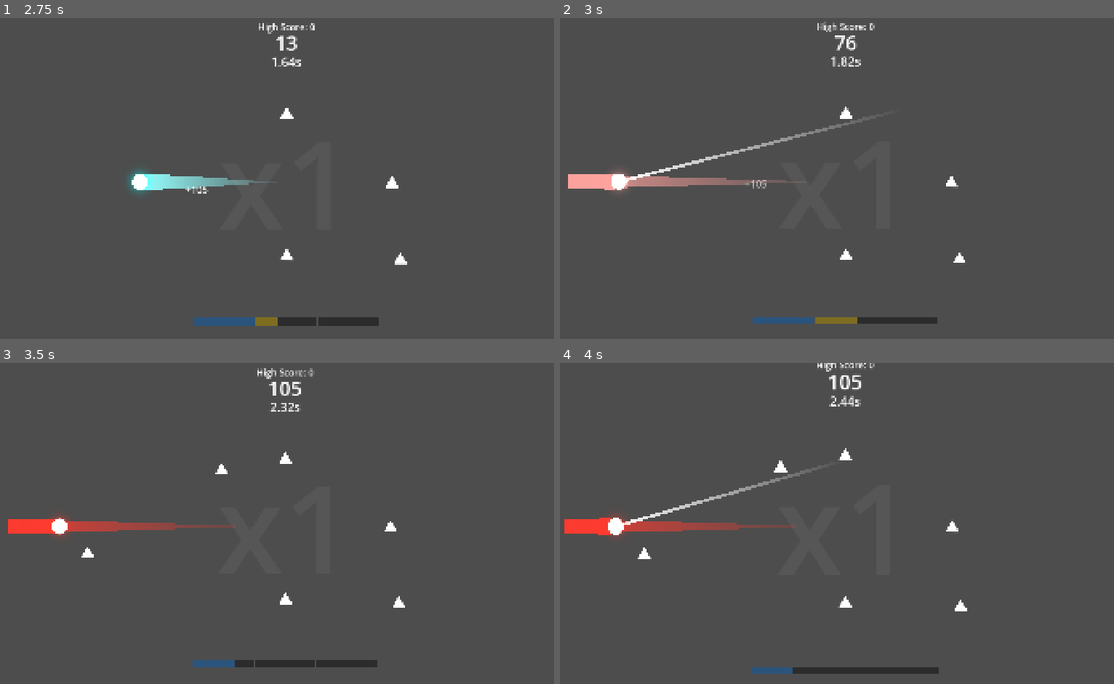
Above: before the commit, frames 1-4 (two rows, left to right).
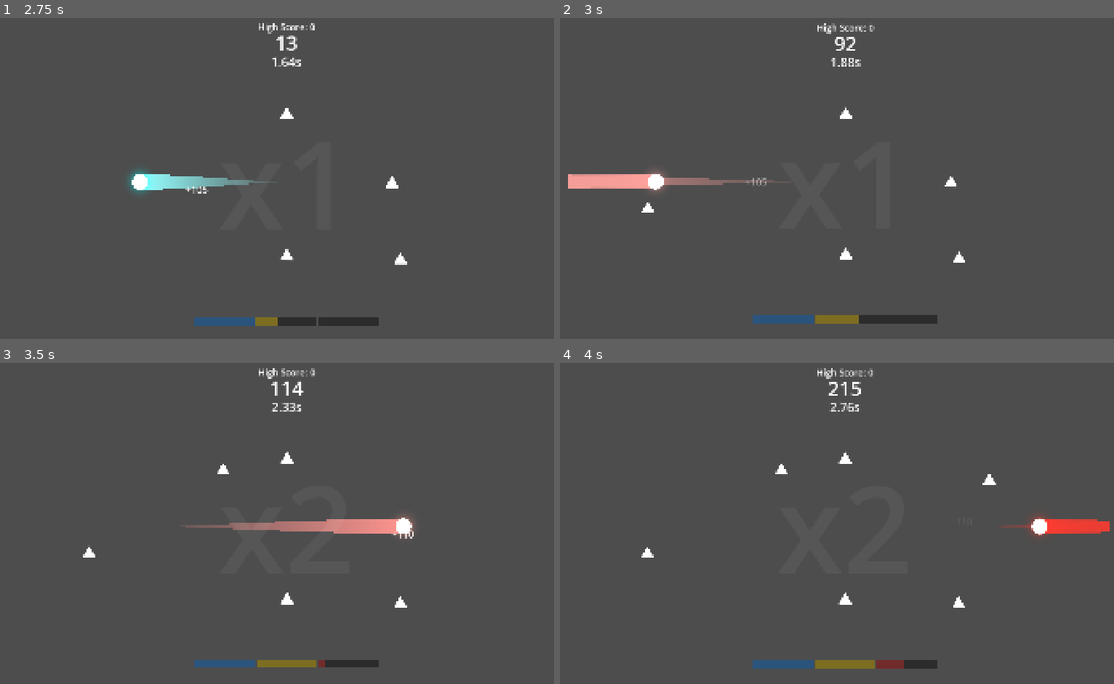
Above: after the commit, the same moments.

Repository: Yumei1010/Ball
Game: Godot game, scene res://scene/main_menu.tscn
Same seed, same stepped clock (60 frames per second), same inputs: the game is played once before the commit and once after it.
Inputs (mouse positions are in pixels of both pictures, inside the frame that each line leads up to):
- Up to frame 1 (2.75 s): click "Play" at 0.5 s; move the mouse to (415, 165) at 1.27 s; hold Right (ui_right) 1.28-2 s; click (415, 165) at 1.42 s; drag from (166, 197) to (282, 181) at 2.02 s
- Up to frame 2 (3 s): move the mouse to (903, 111) at 2.77 s; hold Right (ui_right) from 2.78 s (still down); click (903, 111) at 2.92 s
- Up to frame 3 (3.5 s): keep holding Right (ui_right)
- Up to frame 4 (4 s): release Right (ui_right) at 3.5 s; drag from (814, 590) to (842, 459) at 3.52 s

Frame 1 is identical in both runs. In frame 2, 1.7% of the frame differs, in the area x 2-73%, y 1-96%; in frame 3, 3.3%; in frame 4, 4.5%, in the area x 0-100%, y 0-97%.

Commit message:
fix: 球运动时误点鼠标导致速度归零——加静止检测后才允许瞄准
Co-Authored-By: Claude Opus 4.7 <noreply@anthropic.com>

Diff:
--- a/script/actors/player/player_ball.gd
+++ b/script/actors/player/player_ball.gd
@@ -77,7 +77,7 @@
 
 	if event is InputEventMouseButton and event.button_index == MOUSE_BUTTON_LEFT:
 		if event.is_pressed():
-			if not is_aiming:
+			if not is_aiming and linear_velocity.length_squared() < 100.0:
 				is_aiming = true
 				Engine.time_scale = slow_mo_scale
 				drag_start_position_screen = event.position
--- a/script/other/data_manager.gd
+++ b/script/other/data_manager.gd
@@ -1,10 +1,8 @@
-# data_manager.gd
 extends Node
 
 const SAVE_FILE_PATH = "user://savegame.dat"
 
 var high_score: int = 0
-# --- 【新增】记录玩家是否玩过的变量 ---
 var has_played_before: bool = false
 var settings: Dictionary = {
 	"fullscreen": false,
@@ -13,131 +11,73 @@
 	"sfx_volume": 50.0
 }
 
-# --- 【新增】统计数据 ---
 var total_play_time: float = 0.0     # 历史总游戏时长 (秒)
 var total_kills: int = 0             # 历史总击杀数
 var max_kills_per_run: int = 0       # 单局最高击杀数
-var max_combo_per_run: int = 0       # 单局最高连击数 (新增，这个很有趣！)
+var max_combo_per_run: int = 0       # 单局最高连击数
 var max_survival_time: float = 0.0   # 单局最高存活时间
 
-
-# --- 新增应用设置的函数 ---
 func apply_all_settings() -> void:
 	TranslationServer.set_locale(settings.language)
-	# ... (全屏和语言的逻辑不变) ...
-
-	# --- 【核心修正】应用音量到不同的总线 ---
-	# linear_to_db() 是一个内置函数，能把 0-1 的线性值，转换为 -80 到 0 的分贝(db)值
-	# AudioServer.get_bus_index() 用来通过名字找到总线的索引
-
-	# 设置音乐总线的音量
 	var music_bus_idx = AudioServer.get_bus_index("Music")
 	AudioServer.set_bus_volume_db(music_bus_idx, linear_to_db(settings.music_volume / 100.0))
-
-	# 设置音效总线的音量
 	var sfx_bus_idx = AudioServer.get_bus_index("SFX")
 	AudioServer.set_bus_volume_db(sfx_bus_idx, linear_to_db(settings.sfx_volume / 100.0))
 
-
-
 func _ready() -> void:
-	# --- 【新增】在读取存档之前，先探测玩家电脑操作系统的语言！ ---
-	# OS.get_locale_language() 会返回语言的两位简写，比如中文是 "zh"，英文是 "en"，日语是 "ja"
 	var os_lang = OS.get_locale_language()
-
 	if os_lang == "zh":
-		settings["language"] = "zh" # 如果是中文系统，默认语言设为中文
+		settings["language"] = "zh"
 	else:
-		settings["language"] = "en"    # 其他所有系统，默认语言设为英文
-	# -------------------------------------------------------------
-
-	# 然后再执行原本的加载数据逻辑
+		settings["language"] = "en"
 	load_data()
-
-	# --- 【新增】加载完数据后，立刻把语言（以及音量、全屏）应用到游戏中！ ---
 	apply_all_settings()
 
-
-
-# --- 终极调试：初始化所有信息 ---
 func debug_reset_all_data() -> void:
-	print("--- DEBUG: 正在执行【核弹级】完全重置 ---")
-
-	# 1. 重置核心分数
 	high_score = 0
-
-	# 2. 重置所有统计数据
 	total_play_time = 0.0
 	total_kills = 0
 	max_kills_per_run = 0
 	max_combo_per_run = 0
 	max_survival_time = 0.0
 	has_played_before = false
-
-	# --- 【核心修正】在重置设置时，动态判断默认语言 ---
 	var default_lang = "en"
 	if OS.get_locale_language() == "zh":
 		default_lang = "zh"
-
-	# 3. 重置设置字典
 	settings = {
 		"fullscreen": false,
-		"language": default_lang, # <--- 现在它会根据您的系统自动恢复成正确语言！
+		"language": default_lang,
 		"music_volume": 50.0,
 		"sfx_volume": 50.0
 	}
-
-	# 4. 立即应用这些默认设置
 	apply_all_settings()
-
-	# 5. 将这些“干净”的数据覆盖保存到本地存档文件
 	save_data()
-
-	# 6. 强制重新加载当前所在的任何场景，刷新UI显示
 	get_tree().reload_current_scene()
-
-	print("--- DEBUG: 所有数据已彻底初始化，场景已重载！ ---")
-
-
 
 func load_data() -> void:
 	if FileAccess.file_exists(SAVE_FILE_PATH):
 		var file = FileAccess.open(SAVE_FILE_PATH, FileAccess.READ)
-		var data = file.get_var(true) # 使用 true 参数来允许加载自定义对象
+		var data = file.get_var(true)
 		file.close()
 		if data is Dictionary:
 			high_score = data.get("high_score", 0)
-
-			# 【重点在这里】：
-			# 如果玩家之前手动改过设置并保存了，这里的 data.get("settings")
-			# 就会覆盖掉我们在 _ready 里根据系统探测出的默认 settings！
-			# 这完美实现了“尊重玩家自定义设置”！
 			var saved_settings = data.get("settings", {})
 			for key in saved_settings:
 				settings[key] = saved_settings[key]
-
-			# --- 【新增】加载“是否玩过”的记录 ---
 			has_played_before = data.get("has_played_before", false)
-			# 【新增】加载统计数据，如果不存在，则默认为 0
 			total_play_time = data.get("total_play_time", 0.0)
 			total_kills = data.get("total_kills", 0)
 			max_kills_per_run = data.get("max_kills_per_run", 0)
 			max_combo_per_run = data.get("max_combo_per_run", 0)
 			max_survival_time = data.get("max_survival_time", 0.0)
-
 	print("DataManager: 已加载数据。最高分: ", high_score, " | 是否玩过: ", has_played_before, " | 当前语言: ", settings["language"])
-
-
-
 
 func save_data() -> void:
 	var file = FileAccess.open(SAVE_FILE_PATH, FileAccess.WRITE)
-	# --- 【新增】将“是否玩过”也保存起来 ---
 	var data = {
 		"high_score": high_score,
 		"settings": settings,
 		"has_played_before": has_played_before,
-		# 【新增】保存所有统计数据
 		"total_play_time": total_play_time,
 		"total_kills": total_kills,
 		"max_kills_per_run": max_kills_per_run,
@@ -148,34 +88,21 @@
 	file.close()
 	print("DataManager: 已保存数据。")
 
-
-
 func report_new_score(score: int) -> void:
 	if score > high_score:
 		high_score = score
 		save_data()
 
-
-
-# --- 【新增】一个专门用来标记“已玩过”的函数 ---
 func set_played_before() -> void:
 	if not has_played_before:
 		has_played_before = true
 		save_data()
 
-
-# --- 一个全局的、可被任何地方调用的“切换全屏”函数 ---
 func toggle_fullscreen() -> void:
-	# 1. 直接反转设置中记录的全屏状态
 	settings.fullscreen = not settings.fullscreen
-
-	# 2. 立刻应用这个新的设置
 	apply_all_settings()
-
-	# 3. 保存新的设置
 	save_data()
 
 func _input(_event: InputEvent) -> void:
-	# 无论在游戏的哪个角落，只要按下 P 键 (debug_reset)
 	if Input.is_action_just_pressed("debug_reset"):
 		debug_reset_all_data()
Not shown: 1 places in game/ui/settings_menu.tscn that only renumber resources
Not shown, added: script/shader/CanvasLayer.gdshader.uid
Not shown, added: script/shader/DangerFlash.gdshader.uid
Not shown, added: script/shader/DeathInversionEffect.gdshader.uid
